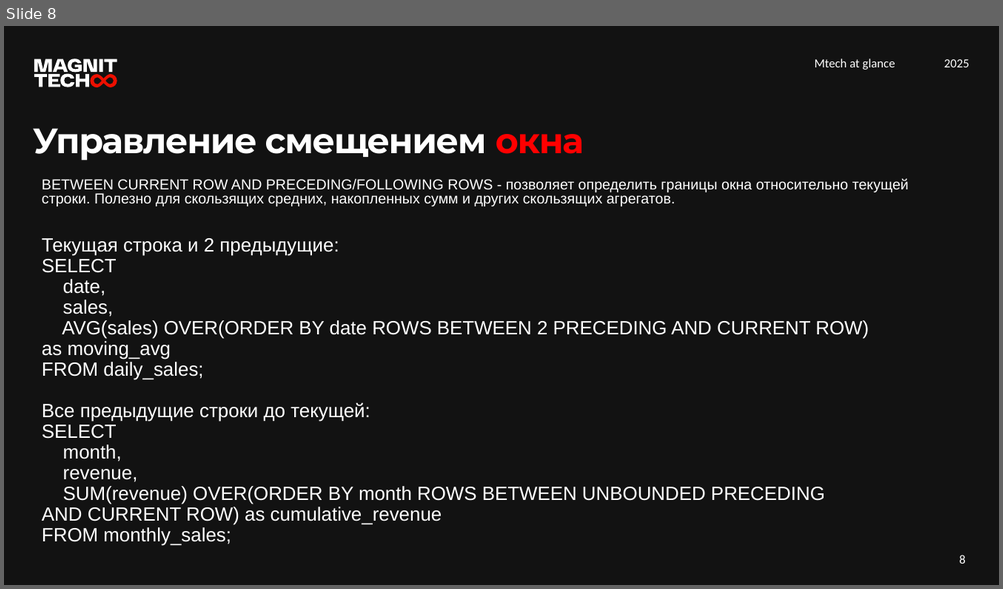
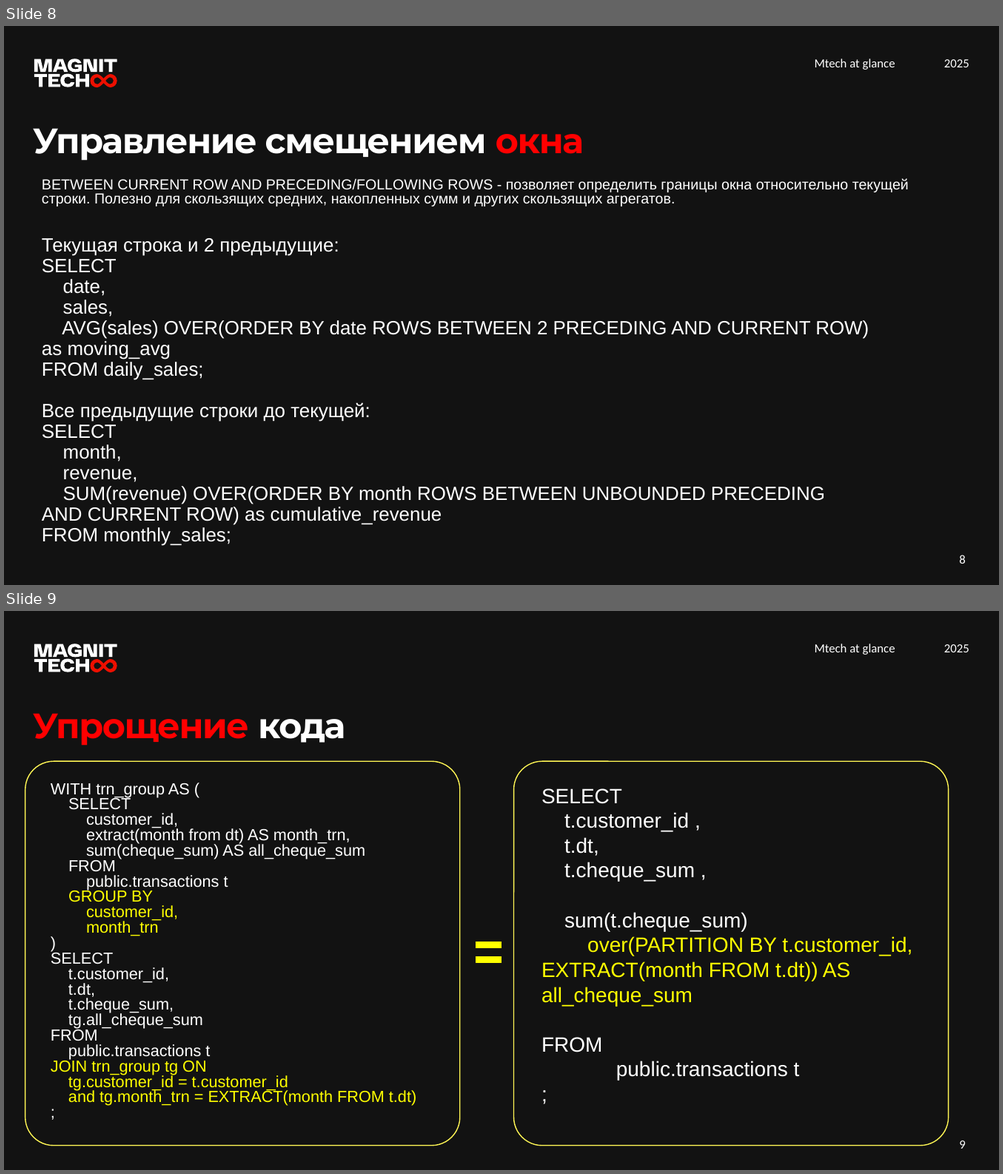
Before and after one commit to sql-for-students-2025/sql_course, a slide deck: lesson8/Занятие 8.pptx. Shown one above the other, each under a label of ours: slide 8 before the commit, slides 8 and 9 after it. The pictures are 1003x589 and 1003x1174 pixels, drawn with LibreOffice and Linux fonts; fonts in the diff are those of the drawing. Boxes give left, top, right and bottom in pixels: in the first picture for what was removed or moved away, otherwise in the second. Text is boxed around its words. In the diff, an @@ line names an element or a change of style, - is before the commit and + after.

Commit message:
add useful slide

```diff
--- a/lesson8/Занятие 8.pptx
+++ b/lesson8/Занятие 8.pptx
@@ slide 9 added at [4,611,999,1170], background #121212; not listed: 13 template elements that a slide beside it also shows @@
@@ text added at [33,713,345,746], 34 pt, text #FF0000, bold @@
+Упрощение кода
@@ rounded rectangle added at [25,762,460,1146], outline #FFF654 1 pt @@
@@ rounded rectangle added at [514,762,948,1146], outline #FFF654 1 pt @@
@@ text added at [51,783,416,1106], 15.5 pt, text #FFFFFF @@
+WITH trn_group AS (
+SELECT
+customer_id,
+extract(month from dt) AS month_trn,
+sum(cheque_sum) AS all_cheque_sum
+FROM
+public.transactions t
+GROUP BY
+customer_id,
+month_trn
+)
+SELECT
+t.customer_id,
+t.dt,
+t.cheque_sum,
+tg.all_cheque_sum
+FROM
+public.transactions t
+JOIN trn_group tg ON
+tg.customer_id = t.customer_id
+and tg.month_trn = EXTRACT(month FROM t.dt)
+;
@@ text added at [541,789,912,1080], 20 pt, text #FFFFFF @@
+SELECT
+t.customer_id ,
+t.dt,
+t.cheque_sum ,
+sum(t.cheque_sum)
+over(PARTITION BY t.customer_id, EXTRACT(month FROM t.dt)) AS all_cheque_sum
+FROM
+public.transactions t
+;
@@ line added from (475, 945) to (502, 945), #FFFF00 6 pt @@
@@ line added from (475, 960) to (502, 960), #FFFF00 6 pt @@
@@ page number added at [959,1141,965,1149], 12 pt, text #FFFFFF @@
+9
```
